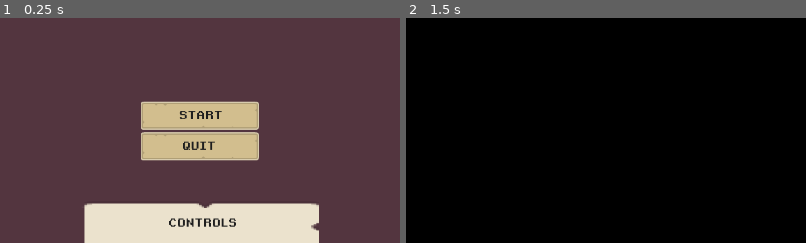
Above: before the commit, frames 1-2 (left to right).
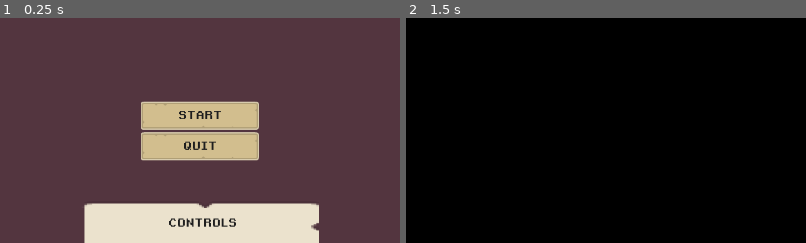
Above: after the commit, the same moments.

Repository: ikylios/GPC2022
Game: Godot game, scene res://scenes/ui/MainMenu.tscn
Two runs of this game, one before a commit and one after it. Both use one fixed random seed, a clock stepped at 60 frames per second and the inputs below.
Inputs:
- Up to frame 1 (0.25 s): no input
- Up to frame 2 (1.5 s): click "START" at 0.5 s; tap Enter (ui_accept) at 1.25 s; hold D (move_right) from 1.28 s (still down); tap E (interact) at 1.35 s
The pictures show only the part of the screen within x 25-75%, y 25-75%; the shares and areas given below are measured in that part.

The runs differ from the first frame. In frame 1, 0.3% of the frame differs, in the area x 44-56%, y 41-59%; in frame 2, nothing differs.

Commit message:
pausemenu buttons functional

Diff:
--- a/src/scenes/Restaurant.gd
+++ b/src/scenes/Restaurant.gd
@@ -14,6 +14,7 @@
 			print("there are no new customers!")
 
 	if Input.is_action_just_pressed("ui_pause"):
+		print("paused")
 		show_pause_menu()
 
 
@@ -24,11 +25,9 @@
 
 func show_pause_menu():
 	get_tree().paused = true
-	var camera = get_node("Player").get_node("Camera2D")
-	$Pause_popup_holder/Pause_popup.set_position(Vector2(camera.get_camera_screen_center()))
-	$Pause_popup_holder/Pause_popup.show()
+	$Pause_popup.set_position($Player/Camera2D.get_camera_screen_center())
+	$Pause_popup.show()
 	$Player.z_index = 0
-
 
 # --------------- Pathing functionalities -----------------
 
@@ -36,7 +35,6 @@
 	var path2D = load("res://scenes/utils/Walkable_path.tscn").instance()
 	add_child(path2D)
 	path2D.add_to_group("paths")
-	print(get_tree().get_nodes_in_group("paths"))
 
 func move_customer(customer, target):
 	create_walkable_path()
--- a/src/scenes/Restaurant.tscn
+++ b/src/scenes/Restaurant.tscn
@@ -13,8 +13,8 @@
 [ext_resource path="res://scenes/furniture/Stool.tscn" type="PackedScene" id=11]
 [ext_resource path="res://scenes/Restaurant.gd" type="Script" id=12]
 [ext_resource path="res://scenes/furniture/Exit_door.tscn" type="PackedScene" id=13]
-[ext_resource path="res://scenes/ui/QuitButton.tscn" type="PackedScene" id=14]
-[ext_resource path="res://scenes/ui/ContinueButton.tscn" type="PackedScene" id=15]
+[ext_resource path="res://scenes/ui/Pause_Popup_new.tscn" type="PackedScene" id=14]
+[ext_resource path="res://scenes/utils/Camera2D.gd" type="Script" id=15]
 
 [sub_resource type="NavigationPolygon" id=64]
 vertices = PoolVector2Array( 572, 197, 765, 197, 764, 317, 387, 316, 387, 89, 571, 88 )
@@ -319,6 +319,9 @@
 format = 1
 tile_data = PoolIntArray( 65548, 0, 1, 65549, 0, 0, 65550, 0, 1, 65551, 0, 0, 131084, 0, 0, 131085, 0, 1, 131086, 0, 0, 131087, 0, 1, 196620, 0, 1, 196621, 0, 0, 196622, 0, 1, 196623, 0, 0 )
 
+[node name="Exit_door" parent="." instance=ExtResource( 13 )]
+position = Vector2( 667, 321 )
+
 [node name="Wall" type="TileMap" parent="."]
 scale = Vector2( 2, 2 )
 tile_set = SubResource( 56 )
@@ -401,55 +404,20 @@
 process_material = SubResource( 60 )
 texture = SubResource( 61 )
 
-[node name="Pause_popup_holder" type="Node2D" parent="."]
-pause_mode = 2
-process_priority = 1
-z_index = 1
-
-[node name="Pause_popup" type="Popup" parent="Pause_popup_holder"]
-pause_mode = 2
-visible = true
-anchor_left = 0.053
-anchor_top = 0.044
-anchor_right = 0.053
-anchor_bottom = 0.044
-margin_left = 68.0
-margin_top = 35.0
-margin_right = 68.0
-margin_bottom = 35.0
-script = ExtResource( 10 )
-
-[node name="Pause_container" type="VBoxContainer" parent="Pause_popup_holder/Pause_popup"]
-anchor_left = -9.895
-anchor_top = -4.516
-anchor_right = -9.895
-anchor_bottom = -4.516
-margin_left = -63.315
-margin_top = -31.452
-margin_right = 125.685
-margin_bottom = 62.548
-rect_scale = Vector2( 0.67001, 0.669168 )
-
-[node name="ContinueButton" parent="Pause_popup_holder/Pause_popup/Pause_container" instance=ExtResource( 15 )]
-margin_right = 189.0
-margin_bottom = 45.0
-
-[node name="QuitButton" parent="Pause_popup_holder/Pause_popup/Pause_container" instance=ExtResource( 14 )]
-anchor_left = 0.0
-anchor_top = 0.0
-anchor_right = 0.0
-anchor_bottom = 0.0
-margin_left = 0.0
-margin_top = 49.0
-margin_right = 189.0
-margin_bottom = 94.0
-
 [node name="Player" parent="." instance=ExtResource( 9 )]
 position = Vector2( 558, 161 )
 z_index = 1
 
-[node name="Exit_door" parent="." instance=ExtResource( 13 )]
-position = Vector2( 667, 321 )
-
-[connection signal="pressed" from="Pause_popup_holder/Pause_popup/Pause_container/ContinueButton" to="Pause_popup_holder/Pause_popup" method="_on_ContinueButton_pressed"]
-[connection signal="pressed" from="Pause_popup_holder/Pause_popup/Pause_container/QuitButton" to="Pause_popup_holder/Pause_popup" method="_on_QuitButton_pressed"]
+[node name="Camera2D" type="Camera2D" parent="Player"]
+position = Vector2( 5, 13 )
+current = true
+zoom = Vector2( 0.4, 0.4 )
+drag_margin_h_enabled = true
+drag_margin_v_enabled = true
+drag_margin_left = 0.1
+drag_margin_top = 0.15
+drag_margin_right = 0.1
+drag_margin_bottom = 0.15
+script = ExtResource( 15 )
+
+[node name="Pause_popup" parent="." instance=ExtResource( 14 )]
--- a/src/scenes/characters/Player.tscn
+++ b/src/scenes/characters/Player.tscn
@@ -2,6 +2,26 @@
 
 [ext_resource path="res://scenes/characters/Player.gd" type="Script" id=1]
 [ext_resource path="res://assets/characters/player sprites/player_walk.png" type="Texture" id=4]
+
+[sub_resource type="AtlasTexture" id=39]
+flags = 4
+atlas = ExtResource( 4 )
+region = Rect2( 0, 310, 111, 155 )
+
+[sub_resource type="AtlasTexture" id=40]
+flags = 4
+atlas = ExtResource( 4 )
+region = Rect2( 111, 310, 111, 155 )
+
+[sub_resource type="AtlasTexture" id=41]
+flags = 4
+atlas = ExtResource( 4 )
+region = Rect2( 222, 310, 111, 155 )
+
+[sub_resource type="AtlasTexture" id=42]
+flags = 4
+atlas = ExtResource( 4 )
+region = Rect2( 333, 310, 111, 155 )
 
 [sub_resource type="AtlasTexture" id=35]
 flags = 4
@@ -22,26 +42,6 @@
 flags = 4
 atlas = ExtResource( 4 )
 region = Rect2( 333, 465, 111, 155 )
-
-[sub_resource type="AtlasTexture" id=39]
-flags = 4
-atlas = ExtResource( 4 )
-region = Rect2( 0, 310, 111, 155 )
-
-[sub_resource type="AtlasTexture" id=40]
-flags = 4
-atlas = ExtResource( 4 )
-region = Rect2( 111, 310, 111, 155 )
-
-[sub_resource type="AtlasTexture" id=41]
-flags = 4
-atlas = ExtResource( 4 )
-region = Rect2( 222, 310, 111, 155 )
-
-[sub_resource type="AtlasTexture" id=42]
-flags = 4
-atlas = ExtResource( 4 )
-region = Rect2( 333, 310, 111, 155 )
 
 [sub_resource type="AtlasTexture" id=43]
 flags = 4
@@ -90,14 +90,14 @@
 
 [sub_resource type="SpriteFrames" id=14]
 animations = [ {
+"frames": [ SubResource( 39 ), SubResource( 40 ), SubResource( 41 ), SubResource( 42 ) ],
+"loop": true,
+"name": "left",
+"speed": 5.0
+}, {
 "frames": [ SubResource( 35 ), SubResource( 36 ), SubResource( 37 ), SubResource( 38 ) ],
 "loop": true,
 "name": "right",
-"speed": 5.0
-}, {
-"frames": [ SubResource( 39 ), SubResource( 40 ), SubResource( 41 ), SubResource( 42 ) ],
-"loop": true,
-"name": "left",
 "speed": 5.0
 }, {
 "frames": [ SubResource( 43 ), SubResource( 44 ), SubResource( 45 ), SubResource( 46 ) ],
@@ -133,15 +133,5 @@
 position = Vector2( -1, 0 )
 shape = SubResource( 34 )
 
-[node name="Camera2D" type="Camera2D" parent="."]
-current = true
-zoom = Vector2( 0.4, 0.4 )
-drag_margin_h_enabled = true
-drag_margin_v_enabled = true
-drag_margin_left = 0.1
-drag_margin_top = 0.15
-drag_margin_right = 0.1
-drag_margin_bottom = 0.15
-
 [node name="LightOccluder2D" type="LightOccluder2D" parent="."]
 occluder = SubResource( 33 )
--- /dev/null
+++ b/src/scenes/ui/Button.gd
@@ -0,0 +1,6 @@
+extends TextureButton
+
+export var text = "text"
+
+func _ready():
+	$Label.text = text
--- a/src/scenes/ui/ContinueButton.tscn
+++ b/src/scenes/ui/Button.tscn
@@ -1,24 +1,27 @@
-[gd_scene load_steps=4 format=2]
+[gd_scene load_steps=5 format=2]
 
 [ext_resource path="res://assets/ui/buttonsprite.png" type="Texture" id=1]
 [ext_resource path="res://assets/ui/buttonsprite_hover.png" type="Texture" id=2]
 [ext_resource path="res://assets/ui/MainMenuStyle.tres" type="Theme" id=3]
+[ext_resource path="res://scenes/ui/Button.gd" type="Script" id=4]
 
-[node name="ContinueButton" type="TextureButton"]
+[node name="Button" type="TextureButton"]
 margin_right = 40.0
 margin_bottom = 40.0
 texture_normal = ExtResource( 1 )
 texture_hover = ExtResource( 2 )
+script = ExtResource( 4 )
+__meta__ = {
+"_edit_use_anchors_": false
+}
+text = "kakka"
 
 [node name="Label" type="Label" parent="."]
-anchor_left = 0.5
-anchor_top = 0.5
-anchor_right = 0.5
-anchor_bottom = 0.5
-margin_left = -79.5
-margin_top = -11.5
-margin_right = 75.5
-margin_bottom = 22.5
+anchor_right = 1.0
+anchor_bottom = 1.0
 theme = ExtResource( 3 )
-text = "CONTINUE"
 align = 1
+valign = 1
+__meta__ = {
+"_edit_use_anchors_": false
+}
--- a/src/scenes/ui/MainMenu.tscn
+++ b/src/scenes/ui/MainMenu.tscn
@@ -1,9 +1,7 @@
-[gd_scene load_steps=9 format=2]
+[gd_scene load_steps=7 format=2]
 
 [ext_resource path="res://scenes/ui/MainMenu.gd" type="Script" id=1]
-[ext_resource path="res://assets/ui/buttonsprite.png" type="Texture" id=2]
-[ext_resource path="res://assets/ui/buttonsprite_hover.png" type="Texture" id=3]
-[ext_resource path="res://scenes/ui/QuitButton.tscn" type="PackedScene" id=4]
+[ext_resource path="res://scenes/ui/Button.tscn" type="PackedScene" id=5]
 [ext_resource path="res://assets/ui/MainMenuStyle.tres" type="Theme" id=6]
 [ext_resource path="res://assets/ui/basic_font.tres" type="DynamicFont" id=7]
 [ext_resource path="res://assets/ui/panelInset_beigeLight.png" type="Texture" id=9]
@@ -55,35 +53,20 @@
 margin_top = -49.0
 margin_right = 99.0
 margin_bottom = 45.0
+__meta__ = {
+"_edit_use_anchors_": false
+}
 
-[node name="StartButton" type="TextureButton" parent="Background/VBoxContainer"]
+[node name="StartButton2" parent="Background/VBoxContainer" instance=ExtResource( 5 )]
 margin_right = 189.0
 margin_bottom = 45.0
-theme = ExtResource( 6 )
-texture_normal = ExtResource( 2 )
-texture_hover = ExtResource( 3 )
-
-[node name="Label" type="Label" parent="Background/VBoxContainer/StartButton"]
-anchor_left = 0.5
-anchor_top = 0.5
-anchor_right = 0.5
-anchor_bottom = 0.5
-margin_left = -35.0
-margin_top = -11.5
-margin_right = 35.0
-margin_bottom = 11.5
-custom_fonts/font = ExtResource( 7 )
 text = "START"
 
-[node name="QuitButton" parent="Background/VBoxContainer" instance=ExtResource( 4 )]
-anchor_left = 0.0
-anchor_top = 0.0
-anchor_right = 0.0
-anchor_bottom = 0.0
-margin_left = 0.0
+[node name="QuitButton" parent="Background/VBoxContainer" instance=ExtResource( 5 )]
 margin_top = 49.0
 margin_right = 189.0
 margin_bottom = 94.0
+text = "QUIT"
 
 [node name="ControlsInfo" type="Sprite" parent="Background"]
 position = Vector2( 677, 597 )
@@ -140,5 +123,5 @@
 align = 1
 valign = 1
 
-[connection signal="pressed" from="Background/VBoxContainer/StartButton" to="." method="_on_StartButton_pressed"]
+[connection signal="pressed" from="Background/VBoxContainer/StartButton2" to="." method="_on_StartButton_pressed"]
 [connection signal="pressed" from="Background/VBoxContainer/QuitButton" to="." method="_on_QuitButton_pressed"]
--- /dev/null
+++ b/src/scenes/ui/Pause_Popup_new.gd
@@ -0,0 +1,10 @@
+extends Popup
+
+func _on_ContinueButton_pressed():
+	print("pressed continue")
+	get_tree().paused = false
+	self.hide()
+
+
+func _on_QuitButton_pressed():
+	get_tree().quit()
--- /dev/null
+++ b/src/scenes/ui/Pause_Popup_new.tscn
@@ -0,0 +1,38 @@
+[gd_scene load_steps=3 format=2]
+
+[ext_resource path="res://scenes/ui/Button.tscn" type="PackedScene" id=1]
+[ext_resource path="res://scenes/ui/Pause_Popup_new.gd" type="Script" id=3]
+
+[node name="Pause_popup" type="Popup"]
+pause_mode = 2
+margin_right = 127.0
+margin_bottom = 63.0
+rect_pivot_offset = Vector2( 63, 31 )
+script = ExtResource( 3 )
+__meta__ = {
+"_edit_use_anchors_": false
+}
+
+[node name="Pause_container" type="VBoxContainer" parent="."]
+margin_left = -63.0
+margin_top = -31.0
+margin_right = 126.0
+margin_bottom = 63.0
+rect_scale = Vector2( 0.67001, 0.669168 )
+__meta__ = {
+"_edit_use_anchors_": false
+}
+
+[node name="ContinueButton" parent="Pause_container" instance=ExtResource( 1 )]
+margin_top = 49.0
+margin_right = 189.0
+margin_bottom = 94.0
+grow_horizontal = 0
+grow_vertical = 0
+text = "CONTINUE"
+
+[node name="QuitButton" parent="Pause_container" instance=ExtResource( 1 )]
+text = "QUIT"
+
+[connection signal="pressed" from="Pause_container/ContinueButton" to="." method="_on_ContinueButton_pressed"]
+[connection signal="pressed" from="Pause_container/QuitButton" to="." method="_on_QuitButton_pressed"]
--- /dev/null
+++ b/src/scenes/ui/Pause_popup.tscn
@@ -0,0 +1,59 @@
+[gd_scene load_steps=4 format=2]
+
+[ext_resource path="res://scenes/ui/Button.tscn" type="PackedScene" id=1]
+[ext_resource path="res://scenes/furniture/Counter_cutting_board.tscn" type="PackedScene" id=2]
+[ext_resource path="res://scenes/ui/QuitButton.tscn" type="PackedScene" id=3]
+
+[node name="Pause_popup_holder" type="Control"]
+anchor_right = 1.0
+anchor_bottom = 1.0
+__meta__ = {
+"_edit_use_anchors_": false
+}
+
+[node name="Pause_popup" type="Popup" parent="."]
+pause_mode = 2
+visible = true
+anchor_left = 0.053
+anchor_top = 0.044
+anchor_right = 0.053
+anchor_bottom = 0.044
+margin_left = 68.0
+margin_top = 35.0
+margin_right = 68.0
+margin_bottom = 35.0
+script = ExtResource( 2 )
+__meta__ = {
+"_edit_use_anchors_": false
+}
+
+[node name="Pause_container" type="VBoxContainer" parent="Pause_popup"]
+anchor_left = -9.895
+anchor_top = -4.516
+anchor_right = -9.895
+anchor_bottom = -4.516
+margin_left = -63.315
+margin_top = -31.452
+margin_right = 125.685
+margin_bottom = 62.548
+rect_scale = Vector2( 0.67001, 0.669168 )
+__meta__ = {
+"_edit_use_anchors_": false
+}
+
+[node name="ContinueButton" parent="Pause_popup/Pause_container" instance=ExtResource( 1 )]
+margin_right = 189.0
+margin_bottom = 45.0
+
+[node name="QuitButton" parent="Pause_popup/Pause_container" instance=ExtResource( 3 )]
+anchor_left = 0.0
+anchor_top = 0.0
+anchor_right = 0.0
+anchor_bottom = 0.0
+margin_left = 0.0
+margin_top = 49.0
+margin_right = 189.0
+margin_bottom = 94.0
+
+[connection signal="pressed" from="Pause_popup/Pause_container/ContinueButton" to="Pause_popup" method="_on_ContinueButton_pressed"]
+[connection signal="pressed" from="Pause_popup/Pause_container/QuitButton" to="Pause_popup" method="_on_QuitButton_pressed"]
--- a/src/scenes/characters/Reaction_bubble.tscn
+++ b/src/scenes/ui/Reaction_bubble.tscn
@@ -1,8 +1,9 @@
 [gd_scene load_steps=4 format=2]
 
-[ext_resource path="res://scenes/characters/Reaction_bubble.gd" type="Script" id=1]
+[ext_resource path="res://scenes/ui/Reaction_bubble.gd" type="Script" id=1]
 [ext_resource path="res://assets/food/meals/68_macncheese_dish.png" type="Texture" id=2]
 [ext_resource path="res://assets/bubble.png" type="Texture" id=3]
+
 
 [node name="Reaction_bubble" type="Control"]
 anchor_right = 1.0
--- /dev/null
+++ b/src/scenes/utils/Camera2D.gd
@@ -0,0 +1,5 @@
+extends Camera2D
+
+
+func _ready():
+	align()
Renamed: src/scenes/characters/Reaction_bubble.gd -> src/scenes/ui/Reaction_bubble.gd
